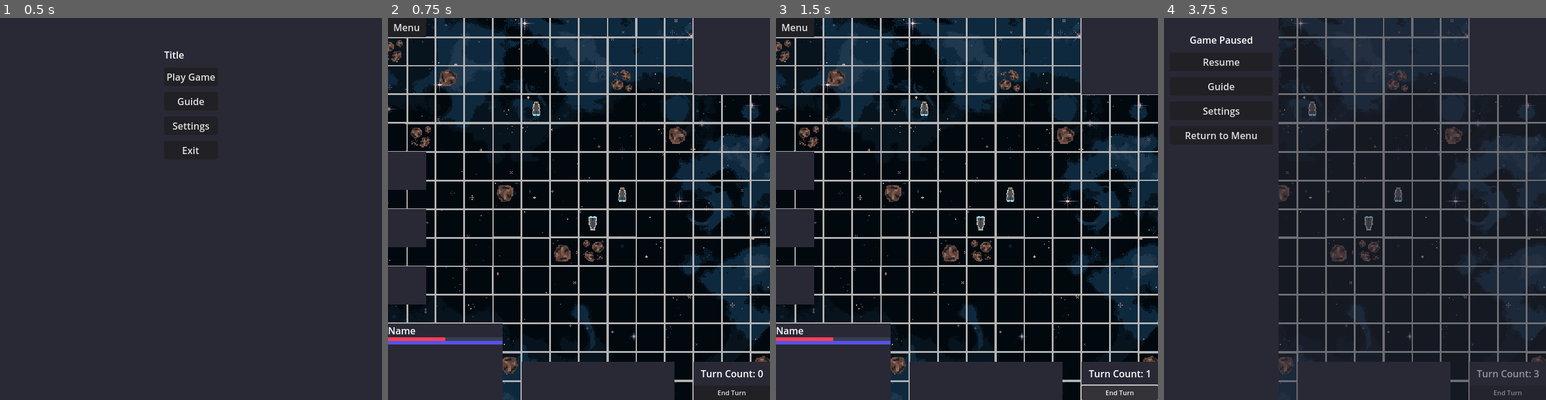
Above: before the commit, frames 1-4 (left to right).
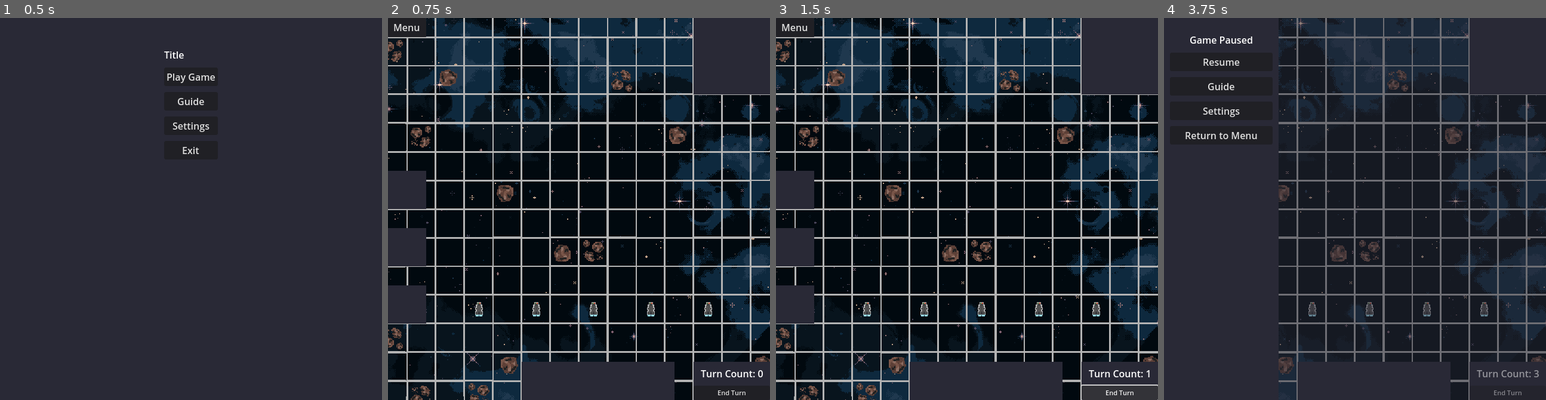
Above: after the commit, the same moments.

Repository: kAntonelli22/space
Game: Godot game, scene res://scenes/main_menu.tscn
The game is run twice, just before and just after one commit, with the same random seed, the same clock (stepped at 60 frames per second) and the same inputs.
Inputs:
- Up to frame 1 (0.5 s): no input
- Up to frame 2 (0.75 s): click "Play Game" at 0.5 s
- Up to frame 3 (1.5 s): click "End Turn" at 1.25 s
- Up to frame 4 (3.75 s): click "End Turn" at 2 s; click "End Turn" at 2.75 s; click "Menu" at 3.5 s

Frame 1 is identical in both runs. In frame 2, 9.5% of the frame differs, in the area x 0-85%, y 21-100%; in frame 3, 9.5%; in frame 4, 0.4%.

Commit message:
implemented more signals and added damage to weapons

Diff:
--- a/project.godot
+++ b/project.godot
@@ -18,6 +18,10 @@
 [autoload]
 
 Global="*res://scripts/Global.gd"
+
+[debug]
+
+gdscript/warnings/unused_signal=0
 
 [display]
 
--- a/scenes/Camera2D.gd
+++ b/scenes/Camera2D.gd
@@ -9,7 +9,7 @@
    #pass
 
 # Called every frame. 'delta' is the elapsed time since the previous frame.
-func _process(delta):
+func _process(_delta):
    var moveby : Vector2
    # if user presses keys -> move in the direction pressed
    if Input.is_action_pressed("CameraRight"):
--- a/scenes/Path.gd
+++ b/scenes/Path.gd
@@ -7,7 +7,7 @@
 @onready var enemy_ships := get_tree().get_nodes_in_group("EnemyShips")
 
 
-func _process(delta):
+func _process(_delta):
    # update ship groups
    player_ships = get_tree().get_nodes_in_group("PlayerShips")
    friendly_ships = get_tree().get_nodes_in_group("FriendlyShips")
--- a/scenes/PauseMenu.gd
+++ b/scenes/PauseMenu.gd
@@ -7,7 +7,7 @@
 
 
 # Called every frame. 'delta' is the elapsed time since the previous frame.
-func _process(delta):
+func _process(_delta):
    pass
 
 
--- a/scenes/UI.gd
+++ b/scenes/UI.gd
@@ -1,15 +1,13 @@
 extends CanvasLayer
-
-signal game_paused
-signal turn_over
 
 @onready var main_node := get_parent()
 
 # ui components
 @onready var info_panel = $"BottomLeft"
 @onready var name_label = $"BottomLeft/VBoxContainer/Label"
-@onready var health_bar = $"BottomLeft/VBoxContainer/HealthBar"
-@onready var movement_bar = $"BottomLeft/VBoxContainer/MovementBar"
+@onready var health_bar = $BottomLeft/VBoxContainer/Container/HealthBar
+@onready var movement_bar = $BottomLeft/VBoxContainer/Container/MovementBar
+@onready var action_bar = $BottomLeft/VBoxContainer/Container/ActionBar
 
 @onready var pause_menu = $"../PauseMenu"
 
@@ -19,7 +17,7 @@
 
 
 # Called every frame. 'delta' is the elapsed time since the previous frame.
-func _process(delta):
+func _process(_delta):
    pass
 
 
@@ -30,7 +28,7 @@
 func _on_turn_button_pressed():
    get_parent().turn_counter += 1
    $BottomRight/TurnCount.text = str("Turn Count: ", get_parent().turn_counter)
-   emit_signal("turn_over")
+   Global.next_turn.emit()
 
 # toggles and updates the bottom left info panel with the selected object
 func update_info_panel(obj):
@@ -42,12 +40,15 @@
    movement_bar.max_value = obj.MAX_MOVEMENT
    movement_bar.value = obj.movement_points
 
+   action_bar.max_value = obj.MAX_ACTION
+   action_bar.value = obj.action_points
+
    info_panel.show()
 
-func select_signal(new_obj, old_obj):
+func select_signal(new_obj, _old_obj):
    update_info_panel(new_obj)
 
-func deselect_signal(obj):
+func deselect_signal(_obj):
    info_panel.hide()
 
 func connect_signals():
--- a/scenes/space_game.tscn
+++ b/scenes/space_game.tscn
@@ -87,7 +87,7 @@
 sources/3 = SubResource("TileSetAtlasSource_wof14")
 
 [sub_resource type="StyleBoxFlat" id="StyleBoxFlat_ohicy"]
-bg_color = Color(0.217657, 0.242736, 0.316111, 1)
+bg_color = Color(0.160784, 0.160784, 0.211765, 1)
 
 [sub_resource type="StyleBoxFlat" id="StyleBoxFlat_jdbxc"]
 bg_color = Color(1, 0.241742, 0.321382, 1)
@@ -97,6 +97,12 @@
 
 [sub_resource type="StyleBoxFlat" id="StyleBoxFlat_csdvv"]
 bg_color = Color(0.341176, 0.321569, 0.905882, 1)
+
+[sub_resource type="StyleBoxFlat" id="StyleBoxFlat_rrnwk"]
+bg_color = Color(0.160784, 0.160784, 0.211765, 1)
+
+[sub_resource type="StyleBoxFlat" id="StyleBoxFlat_uxpn4"]
+bg_color = Color(0, 0.803922, 0.384314, 1)
 
 [node name="SpaceGame" type="Node2D"]
 script = ExtResource("1_p277o")
@@ -150,7 +156,7 @@
 anchor_bottom = 0.0125
 offset_top = 64.0
 offset_right = 64.0
-offset_bottom = 472.0
+offset_bottom = 504.0
 size_flags_horizontal = 0
 size_flags_vertical = 0
 theme_override_constants/separation = 32
@@ -172,31 +178,40 @@
 color = Color(0.160784, 0.160784, 0.211765, 1)
 
 [node name="BottomLeft" type="ColorRect" parent="UI"]
-offset_top = 512.0
+visible = false
+offset_top = 544.0
 offset_right = 192.0
 offset_bottom = 640.0
 color = Color(0.160784, 0.160784, 0.211765, 1)
 
 [node name="VBoxContainer" type="VBoxContainer" parent="UI/BottomLeft"]
-layout_mode = 0
-offset_right = 192.0
-offset_bottom = 128.0
+layout_mode = 1
+anchors_preset = 15
+anchor_right = 1.0
+anchor_bottom = 1.0
+grow_horizontal = 2
+grow_vertical = 2
 theme_override_constants/separation = 0
 
 [node name="Label" type="Label" parent="UI/BottomLeft/VBoxContainer"]
 layout_mode = 2
 text = "Name"
 
-[node name="HealthBar" type="ProgressBar" parent="UI/BottomLeft/VBoxContainer"]
+[node name="Container" type="VBoxContainer" parent="UI/BottomLeft/VBoxContainer"]
+layout_mode = 2
+size_flags_vertical = 3
+theme_override_constants/separation = 0
+alignment = 2
+
+[node name="HealthBar" type="ProgressBar" parent="UI/BottomLeft/VBoxContainer/Container"]
 custom_minimum_size = Vector2(0, 6)
 layout_mode = 2
 theme_override_styles/background = SubResource("StyleBoxFlat_ohicy")
 theme_override_styles/fill = SubResource("StyleBoxFlat_jdbxc")
 step = 1.0
 value = 50.0
-show_percentage = false
-
-[node name="MovementBar" type="ProgressBar" parent="UI/BottomLeft/VBoxContainer"]
+
+[node name="MovementBar" type="ProgressBar" parent="UI/BottomLeft/VBoxContainer/Container"]
 custom_minimum_size = Vector2(0, 6)
 layout_mode = 2
 theme_override_styles/background = SubResource("StyleBoxFlat_woi3u")
@@ -204,7 +219,13 @@
 max_value = 4.0
 step = 1.0
 value = 4.0
-show_percentage = false
+
+[node name="ActionBar" type="ProgressBar" parent="UI/BottomLeft/VBoxContainer/Container"]
+layout_mode = 2
+theme_override_styles/background = SubResource("StyleBoxFlat_rrnwk")
+theme_override_styles/fill = SubResource("StyleBoxFlat_uxpn4")
+step = 1.0
+value = 75.0
 
 [node name="BottomMiddle" type="ColorRect" parent="UI"]
 offset_left = 224.0
--- a/scripts/Global.gd
+++ b/scripts/Global.gd
@@ -7,11 +7,16 @@
 }
 var railgun_shell := preload("res://scenes/railgun_shell.tscn")
 
-# global signals
+# --- global signals --- #
+signal next_turn
+# ship signals
 signal obj_selected(new_selected : Object, old_selected : Object)
 signal obj_deselected(old_selected : Object)
 signal damaged(obj_damaged : Object, num_damaged : int)
-signal next_turn
+# weapon signals
+signal obj_hit(obj : Object, weapon : Object, origin : Object)
+signal shell_destroyed(weapon : Object, origin : Object)
+# --- global signals --- #
 
 # global variables
 var main : Node2D
@@ -27,7 +32,7 @@
    pass
 
 # Called every frame. 'delta' is the elapsed time since the previous frame.
-func _process(delta: float) -> void:
+func _process(_delta: float) -> void:
    pass
 
 func update_pathfinding(main_node):
@@ -64,13 +69,31 @@
    return false
 # end of check collision with group function ---------------------------------
 
+# takes a fleet array and deploys it to the given coordinates
+func deploy_fleet(fleet : Array, faction : int, coords : Vector2):
+   var alternator : bool = true
+   instance_ship(main, fleet[0], faction, coords)
+   for i in range(1, fleet.size()):
+      if alternator:
+         alternator = false
+         instance_ship(main, fleet[i], faction, coords + Vector2(i + 1, 0))
+      else:
+         alternator = true
+         instance_ship(main, fleet[i], faction, coords + Vector2(-i, 0))
+# end of deploy fleet function -----------------------------------------------
+
+# creates a new instance of a ship, sets its position, names it, sets its faction, and adds it to the scene
+func instance_ship(map, ship_type : String, faction : int, ship_position : Vector2i):
+   var ship = Global.ships[ship_type].instantiate()
+   ship.name = ship_type
+   ship.position = map.tile_board.map_to_local(ship_position)
+   ship.faction = faction
+   map.add_child(ship)
+   ship.ship_sprite.rotation += deg_to_rad(180 * faction)
+# end of instance ship function ----------------------------------------------
+
 # called by map node after all new instances that access signals have been added
 func connect_signals():
-   connect("obj_selected", obj_selected_signal)
-   connect("obj_deselected", obj_deselected_signal)
-
-func obj_selected_signal(new_obj, old_obj):
-   pass#print("obj selected recieved by Global: ", new_obj.name)
-
-func obj_deselected_signal(old_selected):
-   pass#print("obj deselected recieved by Global: ", old_selected.name)
+   pass
+   #connect("obj_selected", obj_selected_signal)
+   #connect("obj_deselected", obj_deselected_signal)
--- a/scripts/railgun_shell.gd
+++ b/scripts/railgun_shell.gd
@@ -16,6 +16,15 @@
 func _on_body_entered(body):
    if body == origin:
       return
+   Global.obj_hit.emit(body, self, origin)
+
+   # roll damage with 25% chance of crit or miss and 50% chance of hit
+   var roll = randi_range(0, 3)
+   if roll == 3:
+      body.health_points -= 2
+   elif roll != 0:
+      body.health_points -= 1
+
    hit_target = true
    position = body.position
    $Sprite2D.texture = preload("res://assets/railgun_debris.png")
@@ -27,11 +36,13 @@
       position += direction * speed * delta
    else:
       # slow down movement and fade away
-      position += direction * (speed / 10) * delta
+      position += direction * (speed / 10.0) * delta
       sprite.modulate.a -= 0.05
 
 func _on_visible_on_screen_notifier_2d_screen_exited():
+   Global.shell_destroyed.emit(self, origin)
    self.queue_free()
 
 func _on_destroy_timer_timeout():
+   Global.shell_destroyed.emit(self, origin)
    self.queue_free()
--- a/scripts/ship.gd
+++ b/scripts/ship.gd
@@ -4,6 +4,7 @@
 var faction : int = 0
 var is_selected : bool = false
 var is_moving : bool = false
+var is_firing : bool = false
 var over_object : bool = false
 
 # constant variables
@@ -40,11 +41,20 @@
    elif faction == 3:
       add_to_group("NeutralShips")
 
-   turn_button.connect("pressed", next_turn)
+   Global.connect("next_turn", next_turn)
    Global.connect("obj_selected", select_signal)
+   Global.connect("obj_hit", object_hit)
+   Global.connect("shell_destroyed", shell_destroyed)
 
 # handles movement logic, activates when any event activates
 func _input(event):
+   # do not allow inputs if ship is currently moving
+   if is_moving:
+      return
+   # do not allow inputs if shell is currently being fired
+   if is_firing:
+      return
+
    var mouse_position = get_global_mouse_position()
    var tile = main.tile_board.local_to_map(mouse_position)
    var snapped_mouse = main.tile_board.map_to_local(tile)
@@ -56,43 +66,18 @@
       over_object = true
    # fire railgun shell
    if event.is_action_pressed("RMB") and is_selected and over_object:
+      is_firing = true
       instance_shell()
    # if user clicks while ship selected -> move
    if event.is_action_pressed("RMB") and is_selected and !over_object:
-      var id_path
-      main.tile_overlay.clear()    # clear movement overlay
-
-      # if ship currently moving -> create new path from next tile
-      if is_moving:
-         id_path = Global.astar.get_id_path(
-            main.tile_board.local_to_map(target_position),
-            main.tile_board.local_to_map(get_global_mouse_position()),
-         )
-      # else -> create new path from current tile, not including current tile
-      else:
-         id_path = Global.astar.get_id_path(
-            main.tile_board.local_to_map(global_position),
-            main.tile_board.local_to_map(get_global_mouse_position()),
-         ).slice(1)
-       # end of ship moving if statement -------------------------------------
+      var id_path = Global.astar.get_id_path(main.tile_board.local_to_map(global_position), tile).slice(1)
 
       # if local path var isnt empty -> set global path var and point path var
       if !id_path.is_empty() and id_path.size() <= movement_points:
+         main.tile_overlay.clear()    # clear movement overlay
          movement_points -= id_path.size()
          current_id_path = id_path
-
-         # if ship currently moving -> create new point path from next tile
-         if is_moving:
-            current_point_path = Global.astar.get_point_path(
-               main.tile_board.local_to_map(target_position),
-               main.tile_board.local_to_map(get_global_mouse_position()),
-            )
-         # else -> create new point path from current tile
-         else:
-            current_point_path = Global.astar.get_point_path(
-               main.tile_board.local_to_map(global_position),
-               main.tile_board.local_to_map(get_global_mouse_position()),
-            )
+         current_point_path = Global.astar.get_point_path(main.tile_board.local_to_map(global_position), tile)
          # end of ship moving if statement -----------------------------------
       # end of local path var if statement -----------------------------------
    # end of click while selected if statement --------------------------------
@@ -107,7 +92,7 @@
 # end of movement logic function ---------------------------------------------
 
 # handles sprite movement
-func _physics_process(delta):
+func _physics_process(_delta):
    # if global path var is empty -> no movement neccessary, exit early
    if current_id_path.is_empty():
       return
@@ -141,7 +126,7 @@
 # end of sprite movement function --------------------------------------------
 
 # handles ship selection, activates when event occurs in ship bounds
-func _on_input_event(viewport, event, shape_idx):
+func _on_input_event(_viewport, event, _shape_idx):
    # if user clicks -> handle click
    if event.is_action_pressed("LMB"):
 
@@ -153,12 +138,15 @@
          is_selected = true
          # change current cell on movement overlay
          display_movement()
+
+      if is_selected:
+         print("is selected: ", is_selected)
       # end of ship not selected if statement --------------------------------
    # end of user click if statement ------------------------------------------
 # end of ship selection function --------------------------------------------
 
 # deselect ship if other ship emits select signal
-func select_signal(obj_selected : Object, obj_deselected):
+func select_signal(_obj_selected : Object, obj_deselected):
    if is_selected and obj_deselected == self:
       main.tile_overlay.clear()
       is_selected = false
@@ -187,10 +175,19 @@
    # end of tile queue while loop --------------------------------------------
 # end of display movement function -------------------------------------------
 
+func object_hit(_object_hit : Object, _weapon : Object, _origin : Object):
+   pass
+   #if origin == self:
+      #print(self.name, " has hit ", object_hit.name, " with a ", weapon.name)
+
+func shell_destroyed(_weapon : Object, _origin : Object):
+   #if origin == self:
+      #print(weapon.name, " from  ", origin.name, " has been destroyed")
+   is_firing = false
+
 func instance_shell():
    # get the mouse position, convert it to grid, then back to global
    var target = main.tile_board.local_to_map(get_global_mouse_position())
-   print("target is self:", target == Vector2i(position), "\nrailgun range: ", target - RAILGUN_RANGE < Vector2i(0, 0))
    # ensure that shell is fired within range
    if target == Vector2i(position) or target - RAILGUN_RANGE < Vector2i(0, 0):
       return
--- a/scripts/space_game.gd
+++ b/scripts/space_game.gd
@@ -11,37 +11,24 @@
 
 # Called when the node enters the scene tree for the first time.
 func _ready():
+   var fleet := ["frigate", "frigate", "frigate", "frigate", "frigate"]
    Global.update_pathfinding(self)
-   instance_ship("USS Bing Bong", "frigate", 0, Vector2i(11, 9))
-   instance_ship("RSS Hussein", "frigate", 1, Vector2i(10, 10))
-   instance_ship("USS Dink Doink", "frigate", 0, Vector2i(8, 6))
+   Global.deploy_fleet(fleet, 0, Vector2(10, 13))
    Global.connect_signals()
    ui.connect_signals()
 
 # Called every frame. 'delta' is the elapsed time since the previous frame.
-func _process(delta):
+func _process(_delta):
    pass
 
-func instance_ship(ship_name : String, ship_type : String, faction : int, ship_position : Vector2i):
-   var ship = Global.ships[ship_type].instantiate()
-   ship.name = ship_name
-   ship.position = tile_board.map_to_local(ship_position)
-   ship.faction = faction
-   add_child(ship)
-   # flip ship if faction is 1
-   ship.ship_sprite.rotation += deg_to_rad(180 * faction)
-
-
 # --- # --- # --- # --- # Issues -- # --- # --- # --- # --- #
-# - Ships cannot be reselected after being deselected through right click outside of movement zone
-# - random
-# - movement overlay bugs out when it hits boarders of the map
+# - random error message about point out of bounds, one for each ship
+# - movement overlay bugs out when it hits edge of the map
 
 # --- # --- # --- # --- # Issues -- # --- # --- # --- # --- #
 # --- # --- # --- # --- # Todo List # --- # --- # --- # --- #
-# - lock player actions until railgun shell hits target or leaves map
+# - begin implementing action points
 # - add scroll zooming
-# -
 # - continue switch to signal system
 # - Fleet Picker Menu
 # - Deployment Phase
Not shown: 1 places in scenes/space_game.tscn that only renumber resources
